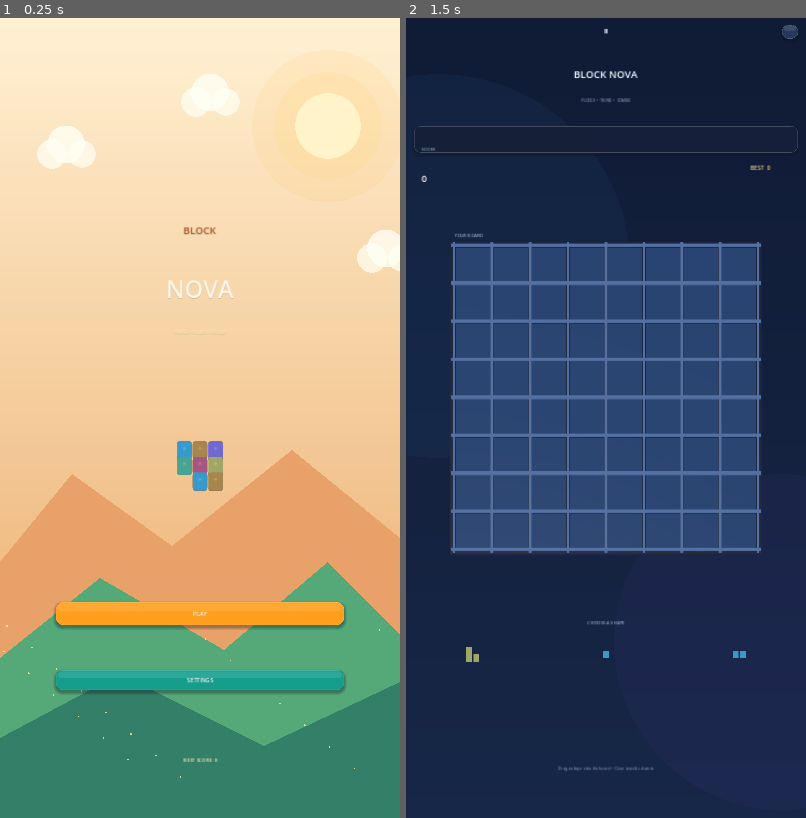
Above: before the commit, frames 1-2 (left to right).
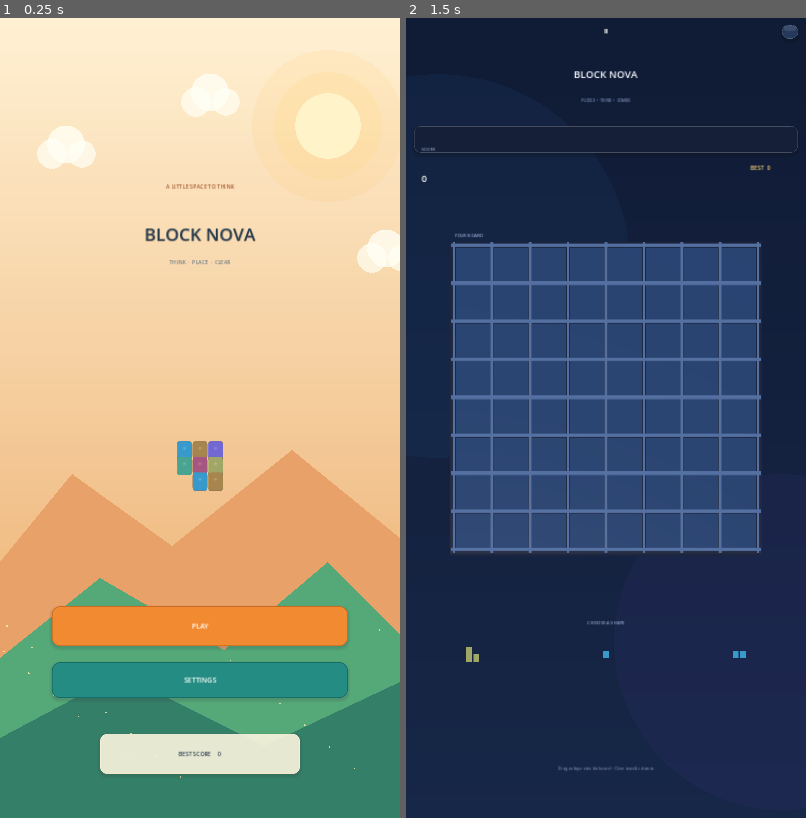
Above: after the commit, the same moments.

Repository: mahdialloui01-art/BlockNova
Game: Godot game, scene res://scenes/main.tscn
Same seed, same stepped clock (60 frames per second), same inputs: the game is played once before the commit and once after it.
Inputs (mouse positions are in pixels of both pictures, inside the frame that each line leads up to):
- Up to frame 1 (0.25 s): no input
- Up to frame 2 (1.5 s): click (606, 626) at 0.5 s, where only the run after the commit has a clickable "PLAY"; tap Enter at 1.25 s; move the mouse to (694, 378) at 1.27 s; click (694, 378) at 1.42 s

The runs differ from the first frame. In frame 1, 8.2% of the frame differs, in the area x 12-87%, y 20-95%; in frame 2, nothing differs.

Commit message:
Integrate native home UI and retain existing game logic

Diff:
--- a/scripts/main.gd
+++ b/scripts/main.gd
@@ -41,11 +41,13 @@
 var sound_enabled := true
 var vibration_enabled := true
 var config: ConfigFile
+var home_ui: CanvasLayer
 
 func _ready() -> void:
 	Input.set_use_accumulated_input(false)
 	font = ThemeDB.fallback_font
 	_load_settings()
+	_setup_home_ui()
 	_layout()
 	queue_redraw()
 
@@ -55,6 +57,29 @@
 	best = int(config.get_value("records", "best", 0))
 	sound_enabled = bool(config.get_value("settings", "sound", true))
 	vibration_enabled = bool(config.get_value("settings", "vibration", true))
+
+	if is_instance_valid(home_ui):
+		home_ui.set("best_score", best)
+
+func _setup_home_ui() -> void:
+	var ui_script = load("res://scripts/home_screen.gd")
+	home_ui = ui_script.new()
+	home_ui.name = "ProfessionalHomeUI"
+	add_child(home_ui)
+	home_ui.set("best_score", best)
+	home_ui.connect("play_requested", Callable(self, "_on_home_play"))
+	home_ui.connect("settings_requested", Callable(self, "_on_home_settings"))
+
+func _on_home_play() -> void:
+	_reset_game()
+	if is_instance_valid(home_ui):
+		home_ui.visible = false
+
+func _on_home_settings() -> void:
+	screen = Screen.SETTINGS
+	if is_instance_valid(home_ui):
+		home_ui.visible = false
+	queue_redraw()
 
 func _save_settings() -> void:
 	config.set_value("records", "best", best)
@@ -95,6 +120,9 @@
 	if not _any_move():
 		game_over = true
 
+	if is_instance_valid(home_ui):
+		home_ui.visible = screen == Screen.HOME
+
 func _draw() -> void:
 	_layout()
 	var w := size.x
@@ -115,6 +143,8 @@
 		return
 
 func _draw_home() -> void:
+	if is_instance_valid(home_ui):
+		return
 	var w := size.x
 	var h := size.y
 	_draw_text("BLOCK", Vector2(0,h*0.27), 27, Color("#B85D27"), HORIZONTAL_ALIGNMENT_CENTER,w)
@@ -238,6 +268,8 @@
 	draw_string(font,pos,value,align,text_width,font_size,color)
 
 func _input(event: InputEvent) -> void:
+	if screen == Screen.HOME and is_instance_valid(home_ui):
+		return
 	if event is InputEventScreenTouch:
 		if event.pressed:
 			_pointer_down(event.position)
